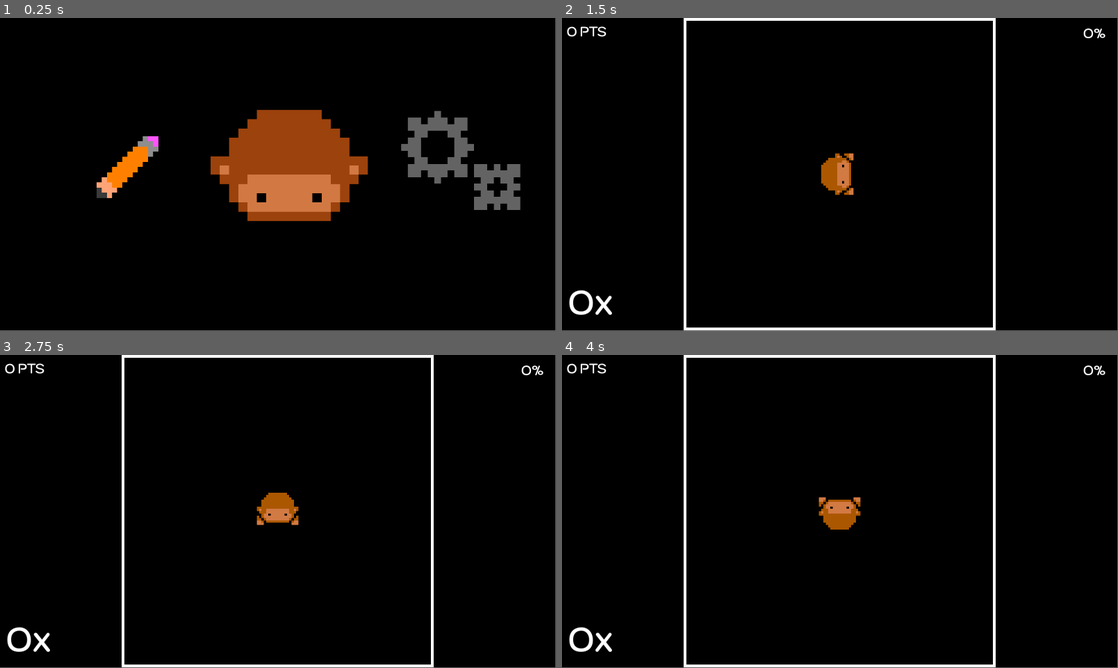
Above: before the commit, frames 1-4 (two rows, left to right).
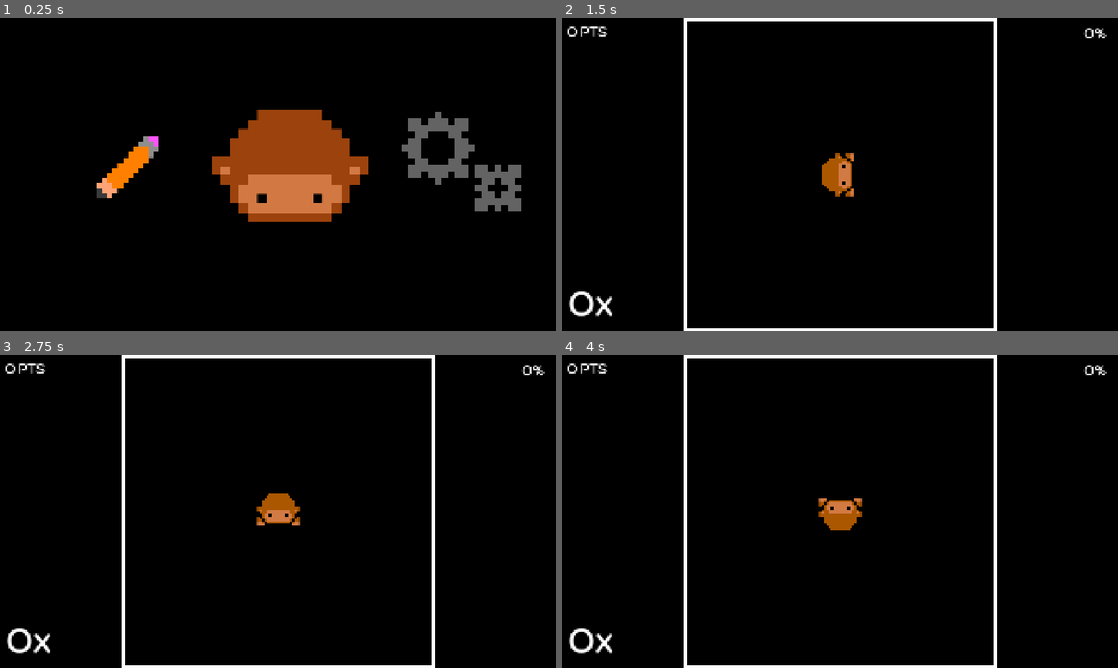
Above: after the commit, the same moments.

Repository: JosephK04/MonkeBeat
Game: Godot game, scene res://src/levels/main_menu.tscn
The game is run twice, just before and just after one commit, with the same random seed, the same clock (stepped at 60 frames per second) and the same inputs. Sound files missing from this copy of the repository are replaced by a short silence.
Inputs (mouse positions are in pixels of both pictures, inside the frame that each line leads up to):
- Up to frame 1 (0.25 s): no input
- Up to frame 2 (1.5 s): click (701, 171) at 0.5 s; tap Enter at 1.25 s; hold D (face_right) from 1.28 s (still down); tap K (click) at 1.35 s
- Up to frame 3 (2.75 s): tap Space at 2 s; release D (face_right) at 2.03 s; hold S (face_down) from 2.03 s (still down); tap L (click2) at 2.1 s
- Up to frame 4 (4 s): tap Enter at 2.75 s; release S (face_down) at 2.78 s; hold D (face_right) 2.78-3.53 s; tap K (click) at 2.85 s; tap Space at 3.5 s; hold W (face_up) from 3.53 s (still down); tap L (click2) at 3.6 s
In our replay, the window is 799x449 before the commit and 800x450 after it. These sizes can differ from the game's own. Grey fills any space a smaller window leaves; there, only what the larger window draws over its background counts as a difference.

The runs differ from the first frame. In frame 1, 1.0% of the frame differs, in the area x 17-94%, y 29-66%; in frame 2, 1.4%; in frame 3, 1.4%, in the area x 0-98%, y 0-100%; in frame 4, 1.4%.

Commit message:
resizing windows

Diff:
--- a/project.godot
+++ b/project.godot
@@ -26,6 +26,7 @@
 window/size/viewport_width=1920
 window/size/viewport_height=1080
 window/size/mode=3
+window/stretch/mode="canvas_items"
 window/vsync/vsync_mode=0
 
 [input]
--- a/src/levels/level_editor.gd
+++ b/src/levels/level_editor.gd
@@ -82,7 +82,8 @@
 	var proj = CreateProjectile(note.direction)
 	active_hit_times.append({
 		"time": note.time,
-		"direction": note.direction
+		"direction": note.direction,
+		"proj": proj
 	})
 
 	if late_by > 0.0:
--- a/src/objects/hit_logic.gd
+++ b/src/objects/hit_logic.gd
@@ -74,6 +74,7 @@
 	else:
 		return
 
+	pop_animation(note_array[0].proj)
 	note_array.pop_front()
 	Signals.emit_signal("pop_effect", "drum")
 	Signals.IncrementScore.emit(score)
@@ -83,3 +84,7 @@
 	add_child(timing_text)
 	timing_text.global_position = Vector2(0, 100)
 	timing_text.SetTextInfo(press_score_text)
+
+func pop_animation(proj):
+	var tween = create_tween()
+	tween.tween_property(proj, "modulate:a", 0.0, 0.02)
Not shown, changed: index.html
Not shown, changed: index.pck
